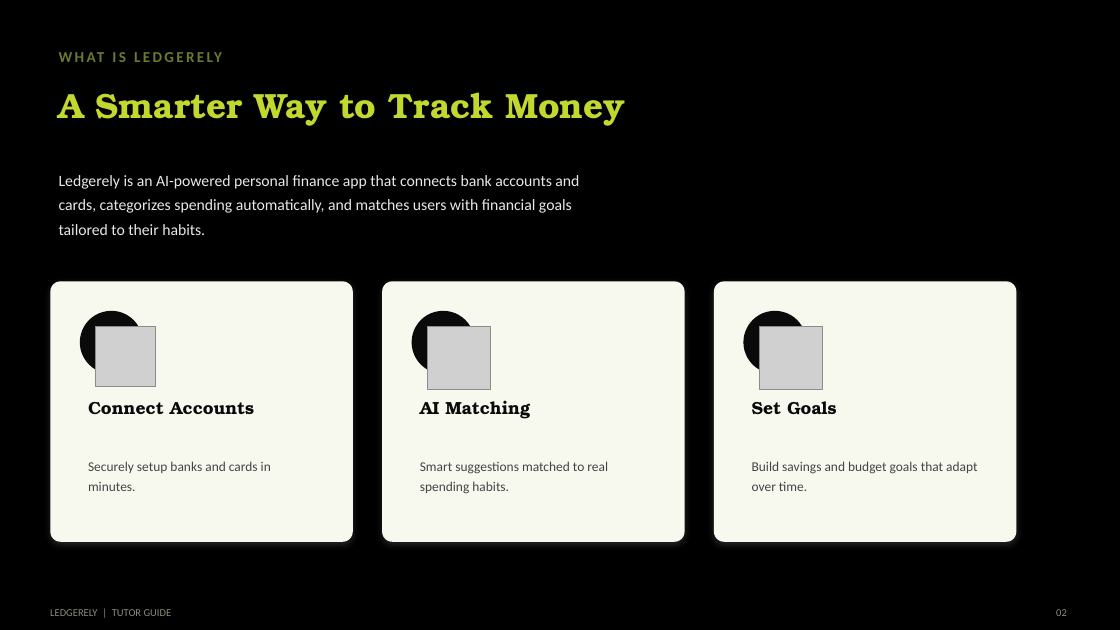
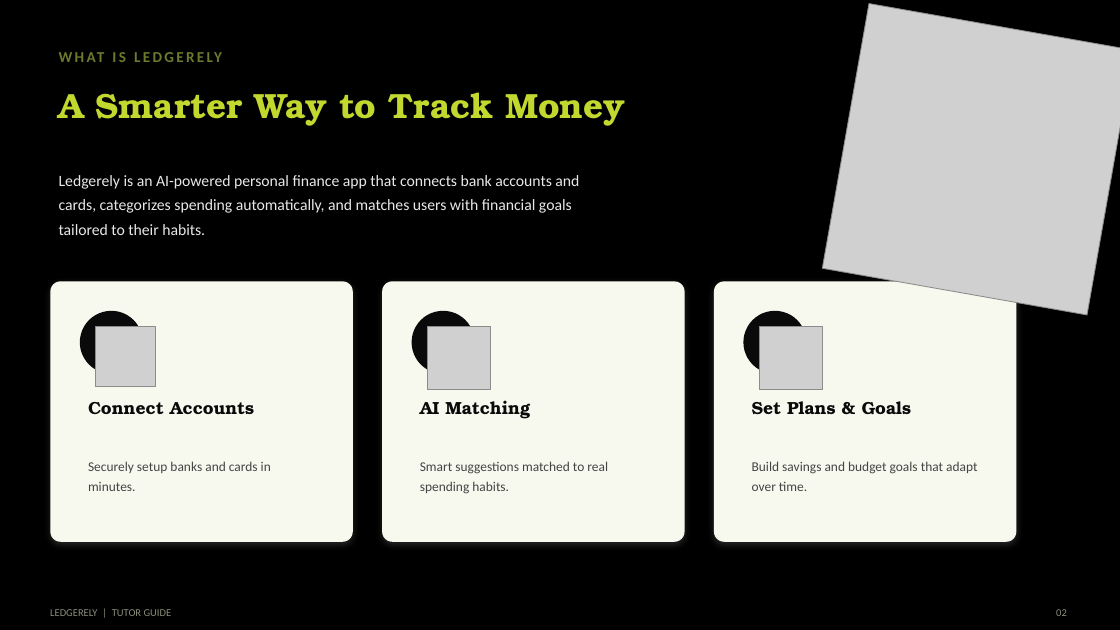
Before and after one commit to bharani-palani/ledgerely, a slide deck: slide 5 of LedgerelyTutorGuide.pptx (slide 6 before the commit). Drawn at 1120x630 pixels with LibreOffice and Linux fonts; fonts in the diff are those of the drawing; grey boxes stand for pictures. Boxes give left, top, right and bottom in pixels: in the first picture for what was removed or moved away, otherwise in the second. Text is boxed around its words. In the diff, an @@ line names an element or a change of style, - is before the commit and + after.

```diff
--- a/LedgerelyTutorGuide.pptx
+++ b/LedgerelyTutorGuide.pptx
@@ picture added at (822, 4, 1120, 315) @@
@@ text at (752, 401, 912, 415): text changed @@
-Set Goals
+Set Plans & Goals
```
Also in this commit, not shown: 4 other slides changed, 2 slides added, 3 slides removed, 10 other files.
